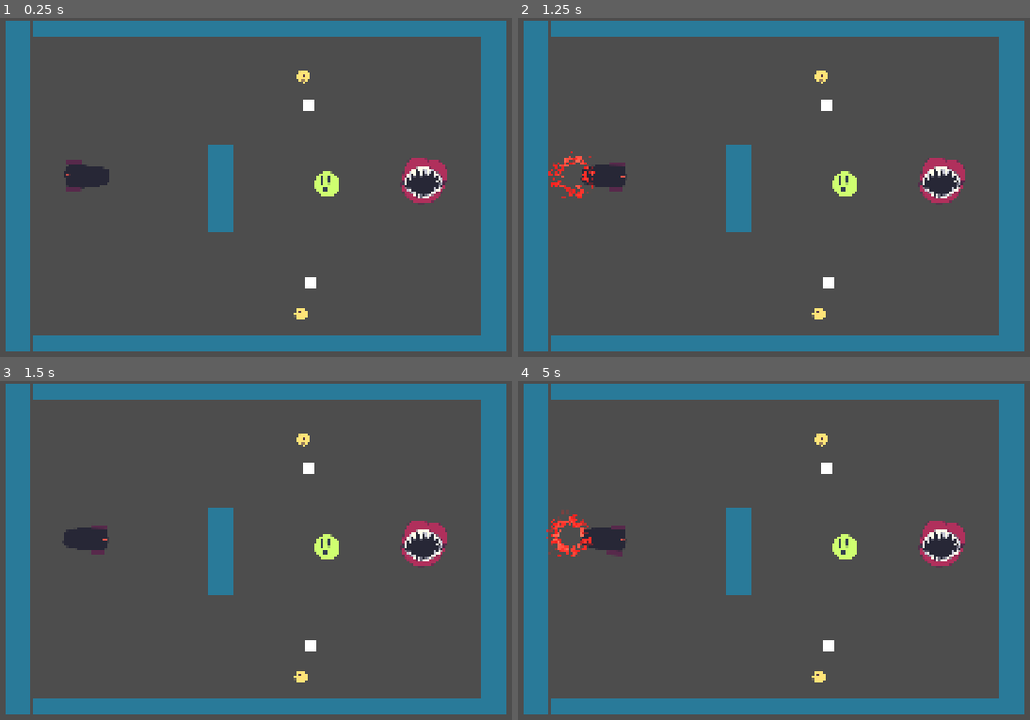
Above: before the commit, frames 1-4 (two rows, left to right).
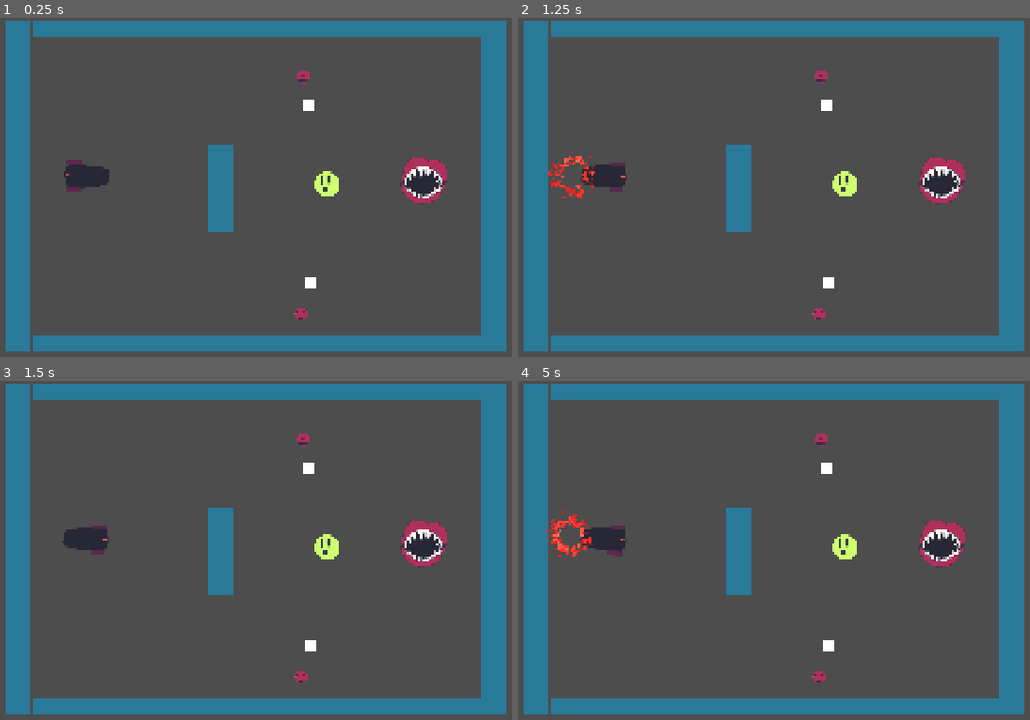
Above: after the commit, the same moments.

Repository: rmkubik/chain-reaction
Game: Godot game, scene res://game.tscn
Two runs of this game, one before a commit and one after it. Both use one fixed random seed, a clock stepped at 60 frames per second and the inputs below.
Inputs (mouse positions are in pixels of both pictures, inside the frame that each line leads up to):
- Up to frame 1 (0.25 s): no input
- Up to frame 2 (1.25 s): tap Enter at 0.5 s; drag from (605, 177) to (942, 180) at 0.52 s
- Up to frame 3 (1.5 s): drag from (174, 614) to (424, 543) at 1.27 s
- Up to frame 4 (5 s): tap Space at 2, 3.5 s; move the mouse to (917, 499) at 2.02 s; tap R at 2.1, 3.6 s; click (917, 499) at 2.17 s; tap Enter at 2.75, 4.25 s; drag from (804, 675) to (615, 530) at 2.77 s; move the mouse to (outside the picture) at 3.52 s; click (outside the picture) at 3.67 s; drag from (615, 530) to (942, 543) at 4.27 s

The runs differ from the first frame. In frame 1, 0.1% of the frame differs, in the area x 57-61%, y 15-89%; in frame 2, 0.1%; in frame 3, 0.1%; in frame 4, 0.1%.

Commit message:
Change smiley to angry

Diff:
--- a/Scenes/smiley.tscn
+++ b/Scenes/smiley.tscn
@@ -1,11 +1,15 @@
-[gd_scene load_steps=5 format=3 uid="uid://bvo5x7e1wevhp"]
+[gd_scene load_steps=6 format=3 uid="uid://bvo5x7e1wevhp"]
 
-[ext_resource type="Texture2D" uid="uid://ciyg4odrf7eeo" path="res://Sprites/smiley.png" id="1_4l2d3"]
 [ext_resource type="Script" uid="uid://dninbnjaghtiq" path="res://Scripts/smiley.gd" id="1_t12jd"]
+[ext_resource type="Texture2D" uid="uid://3wq0lw8u8fox" path="res://Sprites/bouncer.png" id="3_m17f5"]
 [ext_resource type="PackedScene" uid="uid://cjq4mlfivpl6r" path="res://Scenes/exploder.tscn" id="3_waren"]
 
 [sub_resource type="CircleShape2D" id="CircleShape2D_t12jd"]
 radius = 38.71
+
+[sub_resource type="AtlasTexture" id="AtlasTexture_waren"]
+atlas = ExtResource("3_m17f5")
+region = Rect2(128, 0, 64, 64)
 
 [node name="Smiley" type="Node2D" node_paths=PackedStringArray("exploder")]
 script = ExtResource("1_t12jd")
@@ -26,6 +30,6 @@
 [node name="Sprite2D" type="Sprite2D" parent="RigidBody2D"]
 z_index = -1
 scale = Vector2(0.5, 0.5)
-texture = ExtResource("1_4l2d3")
+texture = SubResource("AtlasTexture_waren")
 
 [connection signal="body_entered" from="RigidBody2D" to="." method="_on_rigid_body_2d_body_entered"]
